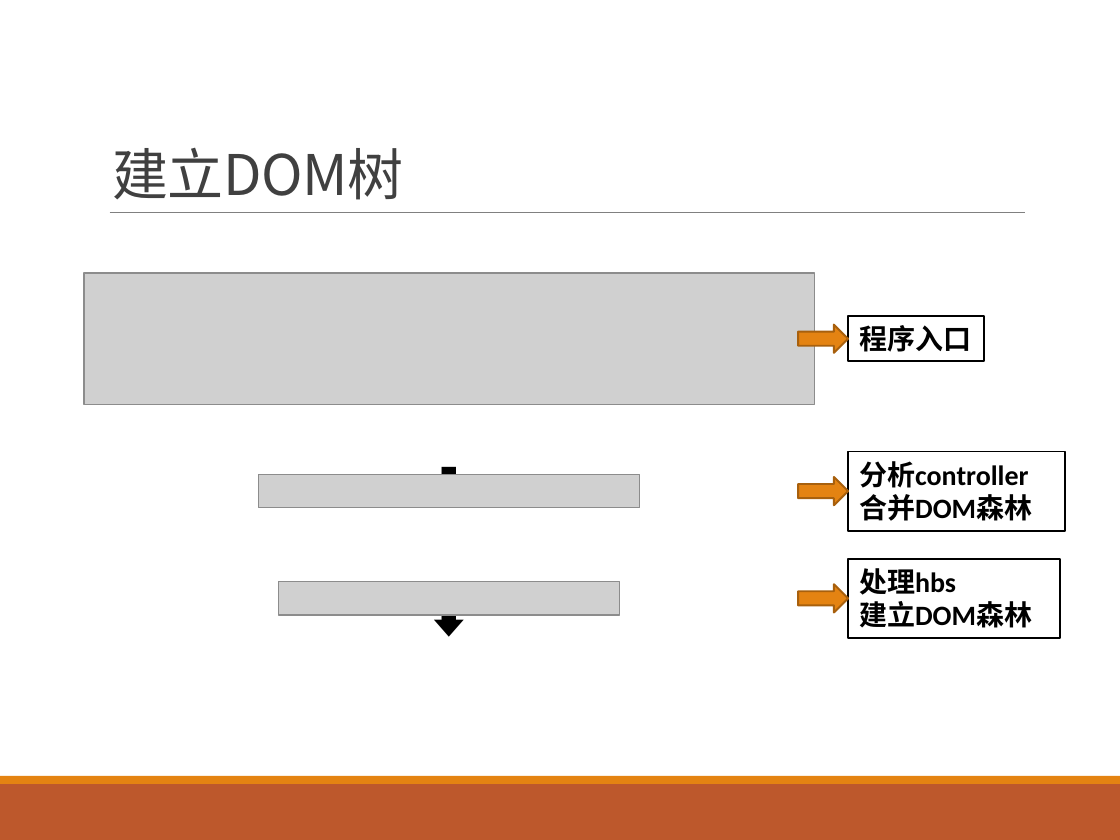
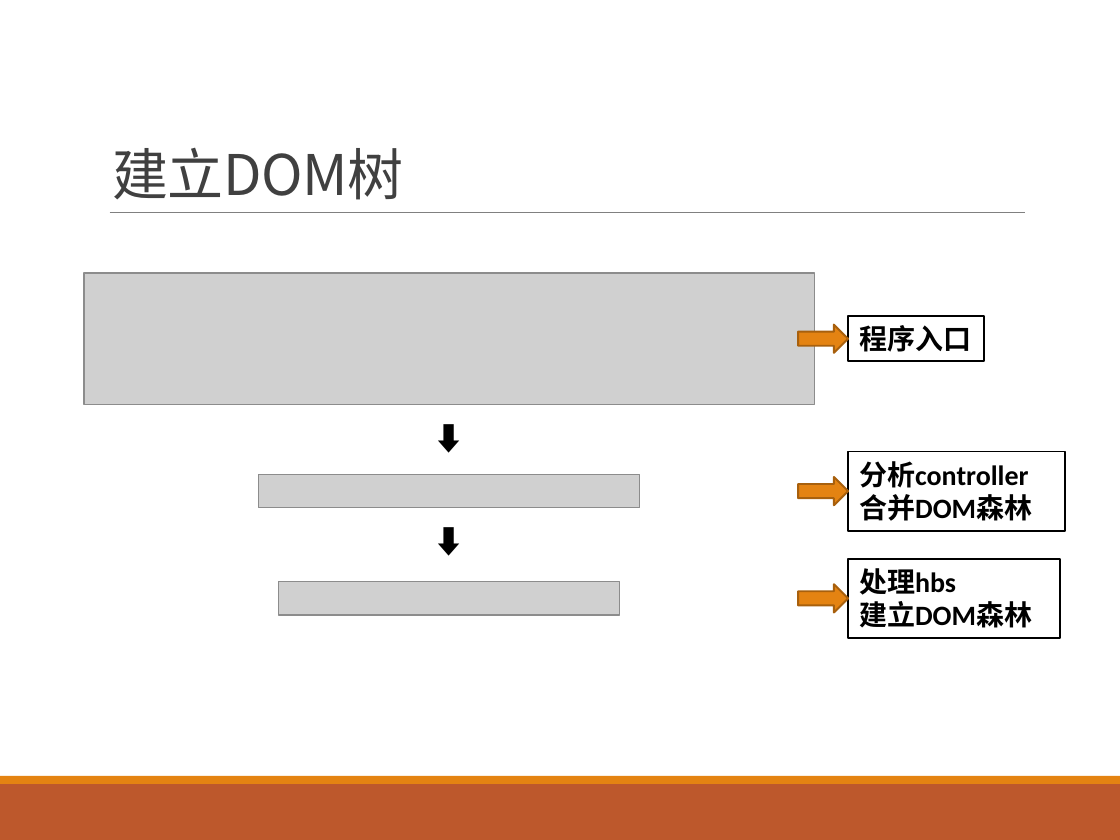
Before and after one commit to swordghost/Css-tracker, a slide deck: slide 11 of 项目报告/项目报告.pptx. Drawn at 1120x840 pixels with LibreOffice and Linux fonts; fonts in the diff are those of the drawing; grey boxes stand for pictures. Boxes give left, top, right and bottom in pixels: in the first picture for what was removed or moved away, otherwise in the second. Text is boxed around its words. In the diff, an @@ line names an element or a change of style, - is before the commit and + after.

```diff
--- a/项目报告/项目报告.pptx
+++ b/项目报告/项目报告.pptx
@@ text "⬇️" at [84,260,814,756]: size 28 to 20 pt @@
```
Also in this commit, not shown: 1 other slide changed.
